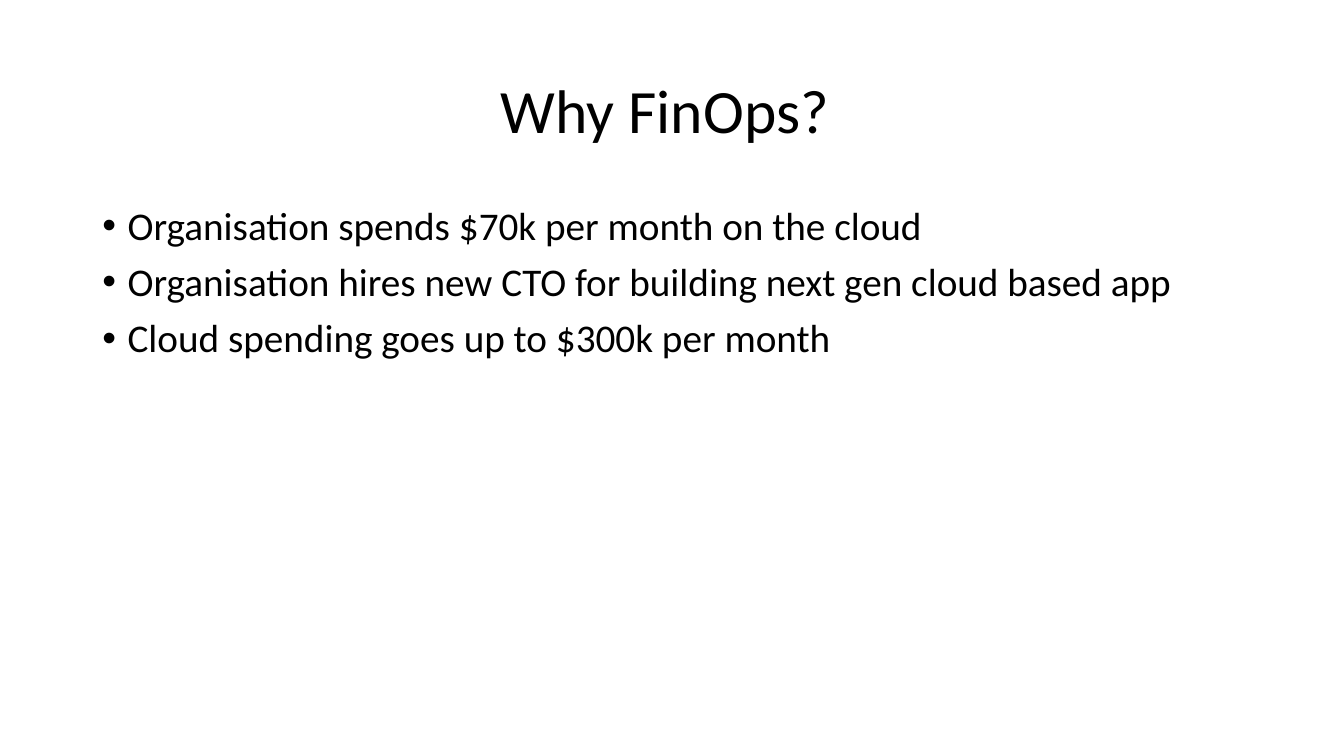
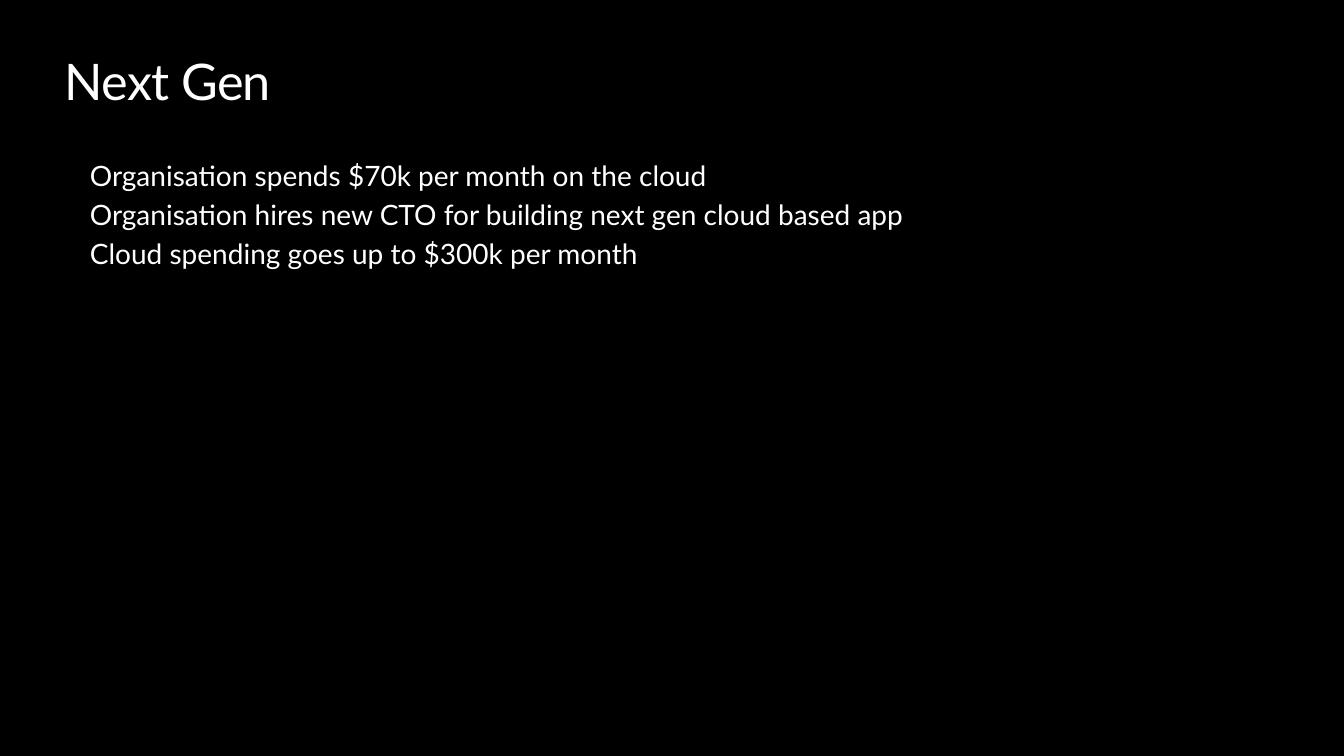
Before and after one commit to peterperov/MSFTCSA, a slide deck: slide 7 of 104-FinOps/Azure FinOps - Introduction.pptx (slide 4 before the commit). Drawn at 1344x756 pixels with LibreOffice and Linux fonts; fonts in the diff are those of the drawing; background and template pictures are left out. Boxes give left, top, right and bottom in pixels: in the first picture for what was removed or moved away, otherwise in the second. Text is boxed around its words. In the diff, an @@ line names an element or a change of style, - is before the commit and + after.

```diff
--- a/104-FinOps/Azure FinOps - Introduction.pptx
+++ b/104-FinOps/Azure FinOps - Introduction.pptx
@@ background #FFFFFF to #000000 @@
@@ title added at bbox=[65, 63, 271, 101], 36 pt, text #FFFFFF @@
+Next Gen
@@ title removed at bbox=[501, 90, 829, 143] @@
-Why FinOps?
@@ text "Organisation spends $70k per month ...": place and size @@
-text "Organisation spends $70k per month ..." at bbox=[128, 212, 1171, 359]
+text "Organisation spends $70k per month ..." at bbox=[90, 163, 903, 269]
@@ text "Organisation spends $70k per month ..." at bbox=[90, 163, 903, 269]: size 28 to 20 pt, font Calibri to Lato, text colour #000000 to #FFFFFF; bullet • to none; list level 1 to 2 in "Organisation spends $70k per month ..."; line spacing 0.9 to 1; list level 1 to 2 in "Organisation hires new CTO for ..."; list level 1 to 2 in "Cloud spending goes up to ..." @@
```
Also in this commit, not shown: 44 other slides changed, 5 slides added, 1 slide removed.
